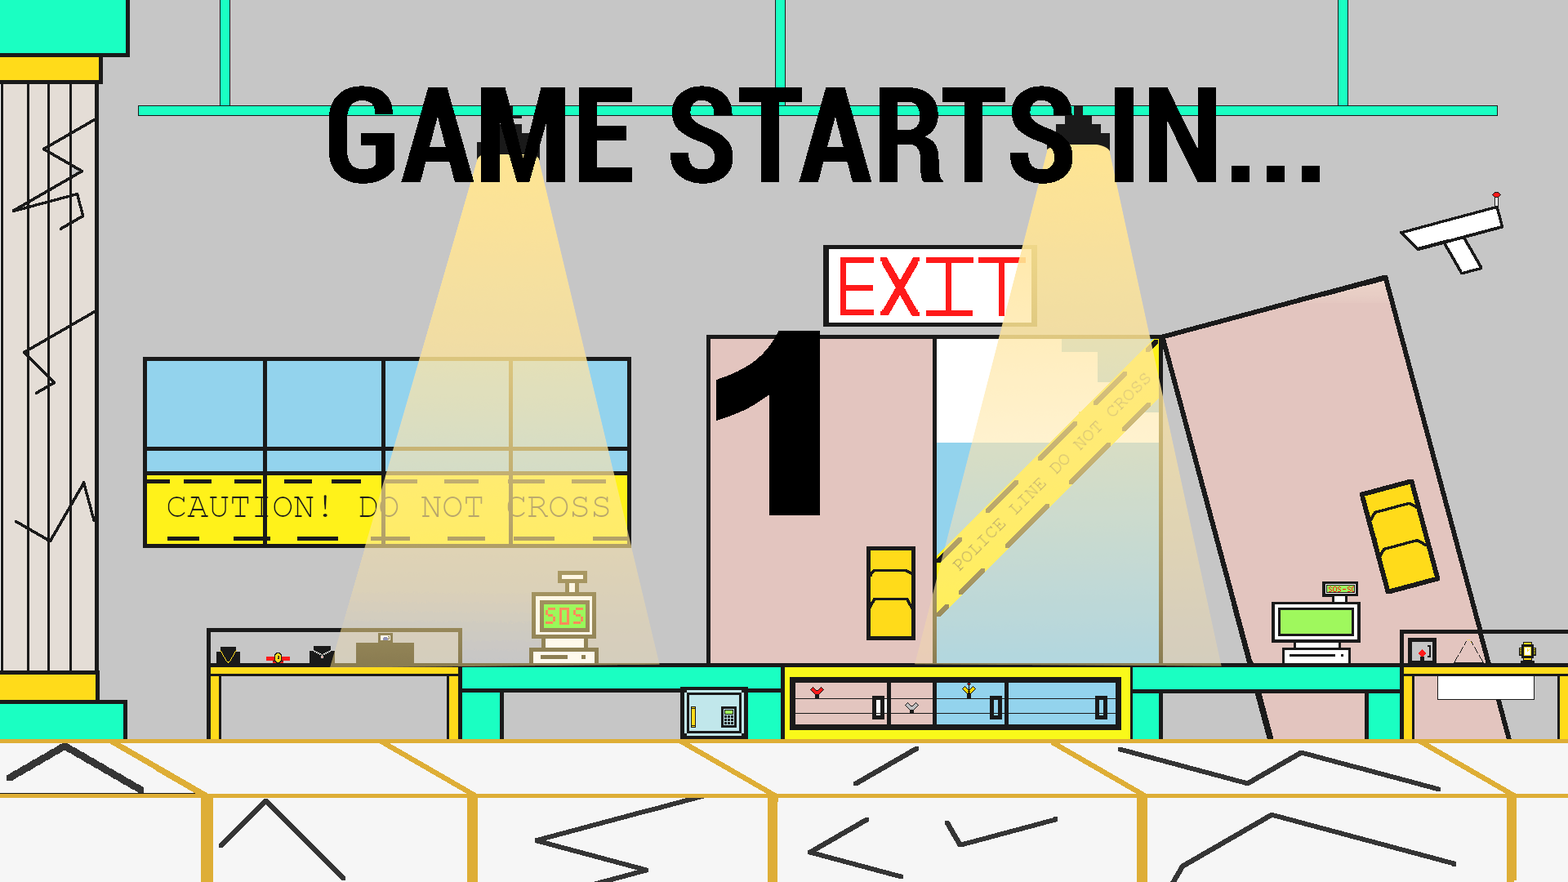
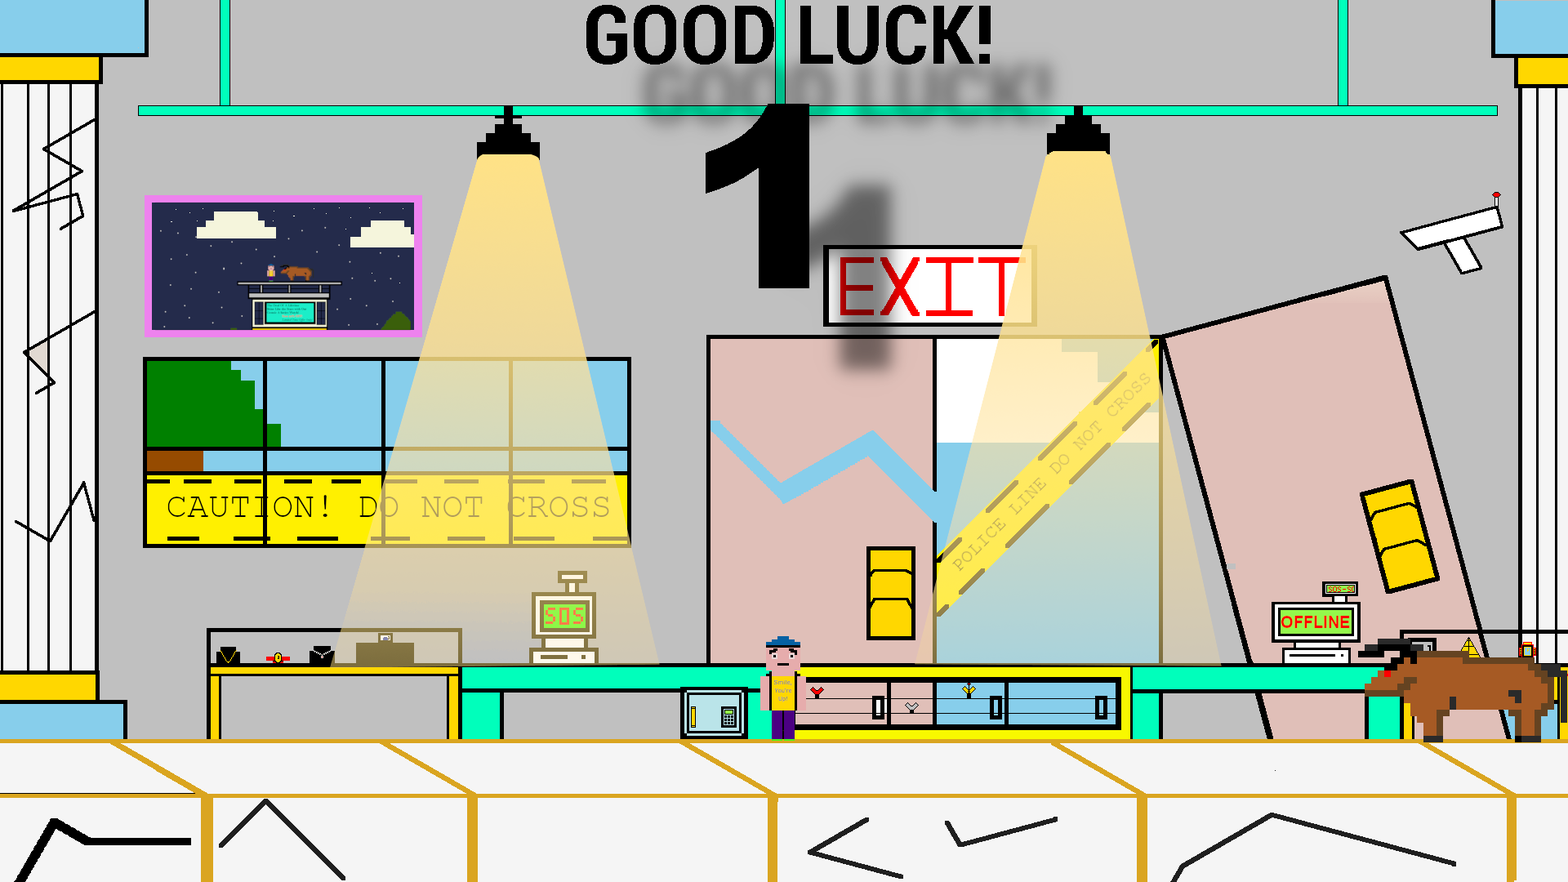
Before/after of a 1568px x 882px layered artwork. What changed in the layer stack:
added layer "player_stationary.png" above "bull_256_left.png" over left=760, top=636, right=807, bottom=741
added layer "bull_256_left.png" above "GOOD LUCK!" over left=1358, top=638, right=1568, bottom=743
renamed "GAME STARTS IN..." to "GOOD LUCK!", painted on it over left=329, top=4, right=1320, bottom=184
painted on "1" over left=705, top=103, right=919, bottom=516
hid "Background copy #1" over left=962, top=686, right=976, bottom=694
removed layer "Background copy" over left=905, top=703, right=918, bottom=710
hid "Background", opacity 90% → 20% over left=0, top=0, right=1568, bottom=882
painted on "pure-white-background-85a2a7fd.jpg" over left=0, top=0, right=1568, bottom=882